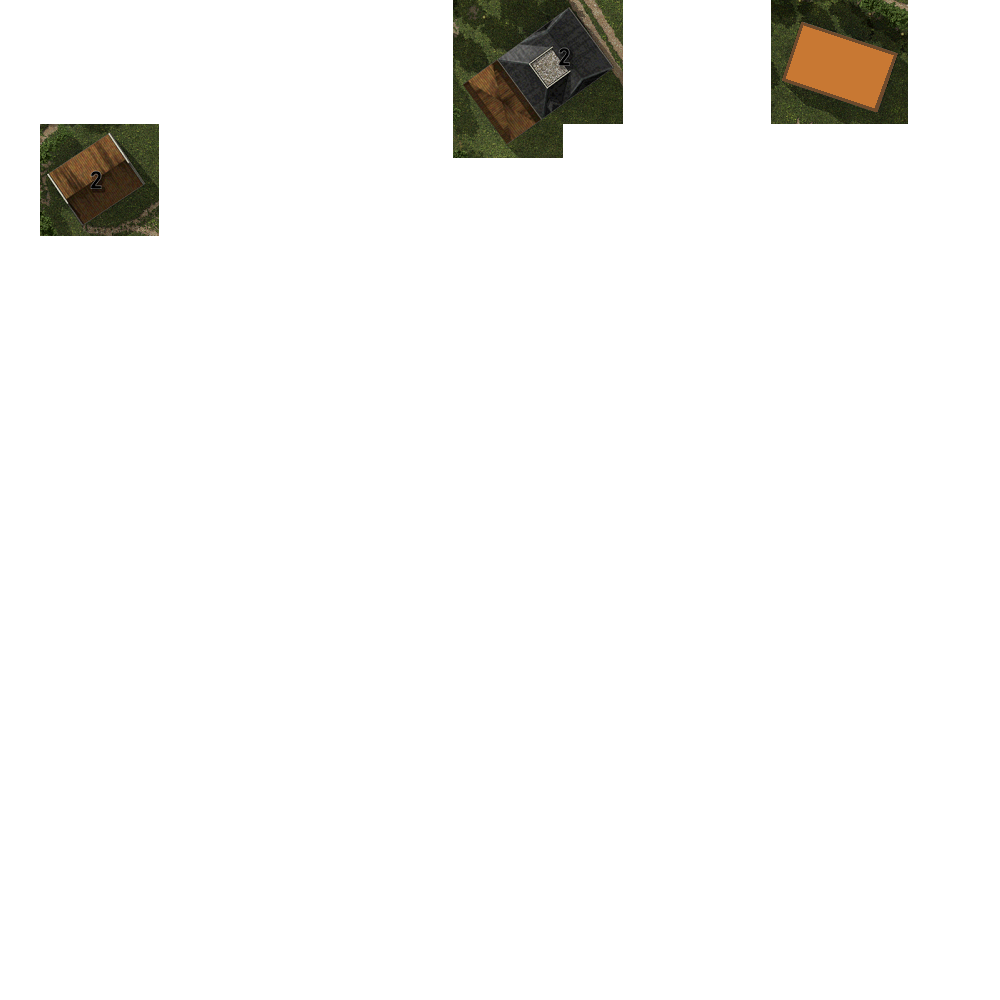
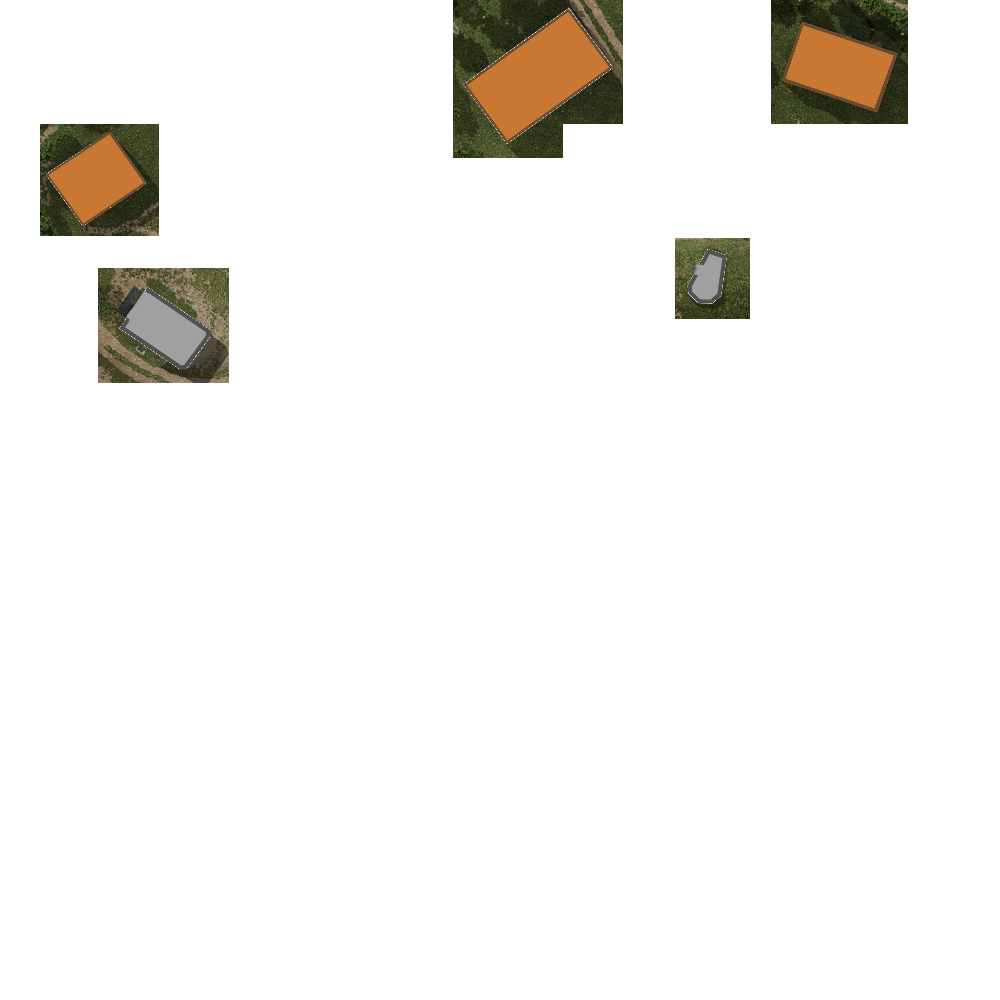
Layered file, before and after one edit (1000x1000). Changes by layer:
painted on "interiors.png" over [46, 8, 750, 383]
